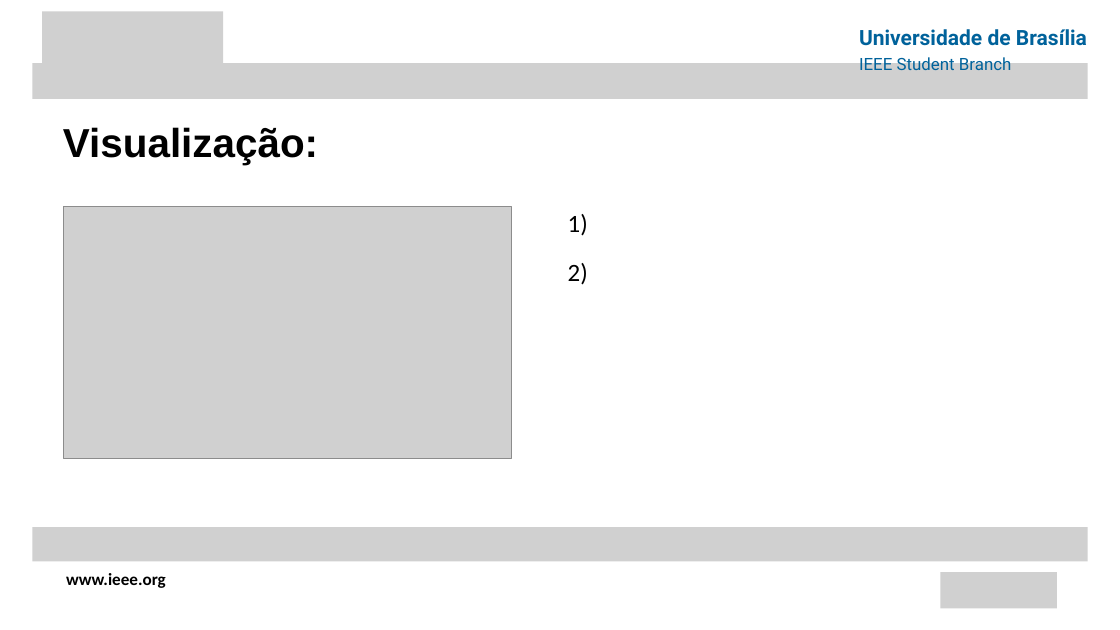
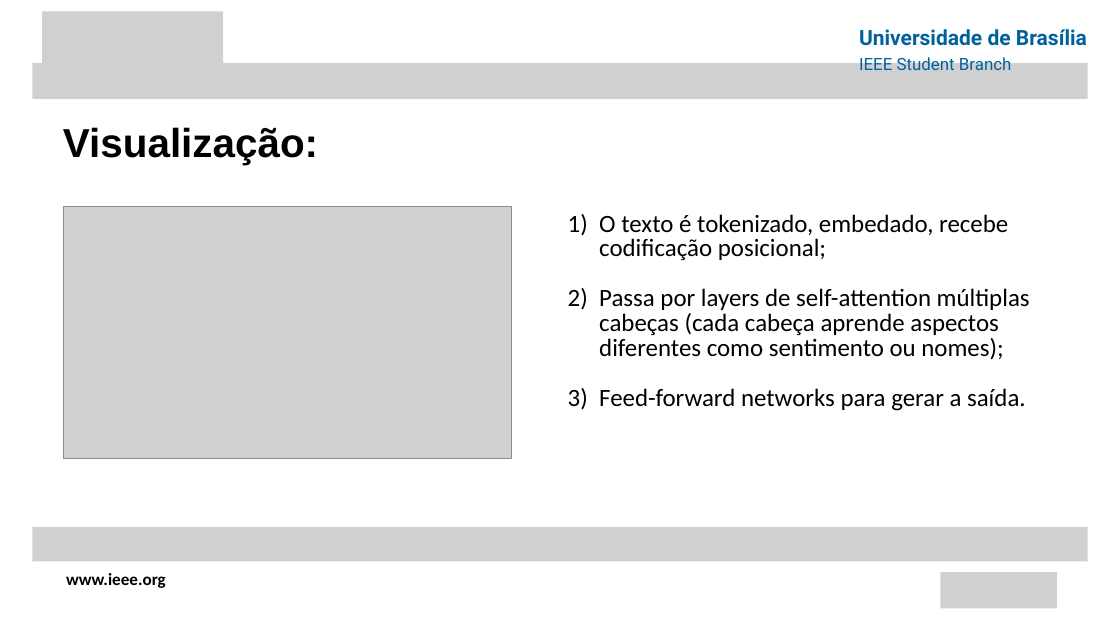
Before and after one commit to gusfring41/Apresentacao-LLM-CIS, a slide deck: slide 4 of apresentacaoLLM.pptx. Drawn at 1120x630 pixels with LibreOffice and Linux fonts; fonts in the diff are those of the drawing; grey boxes stand for pictures. Boxes give left, top, right and bottom in pixels: in the first picture for what was removed or moved away, otherwise in the second. Text is boxed around its words. In the diff, an @@ line names an element or a change of style, - is before the commit and + after.

```diff
--- a/apresentacaoLLM.pptx
+++ b/apresentacaoLLM.pptx
@@ text at [599, 214, 1030, 411]: text changed @@
-1)
-2)
+1) O texto é tokenizado, embedado, recebe codificação posicional;
+2) Passa por layers de self-attention múltiplas cabeças (cada cabeça aprende aspectos diferentes como sentimento ou nomes);
+3) Feed-forward networks para gerar a saída.
```
Also in this commit, not shown: 7 other slides changed, 1 slide added, 1 other file.
